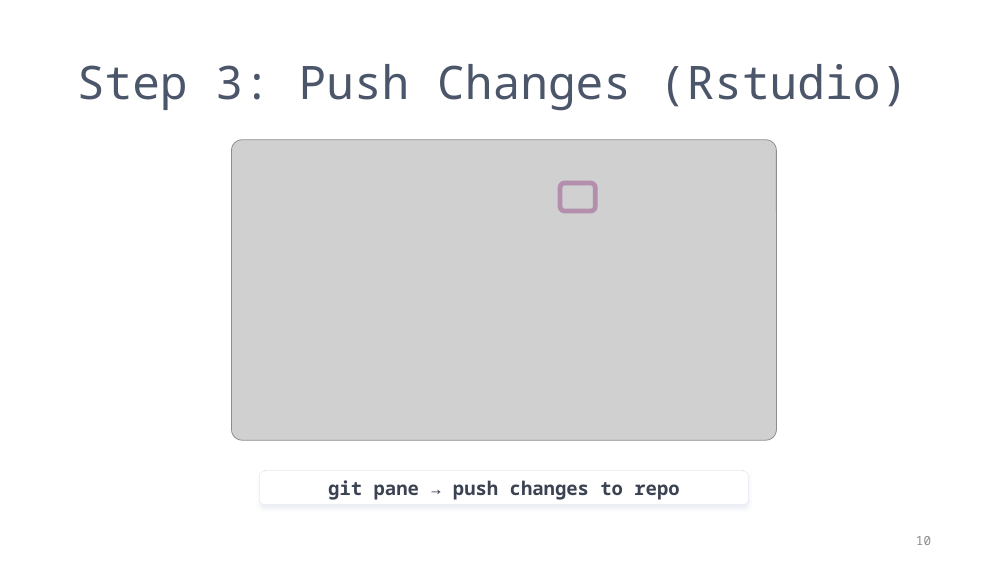
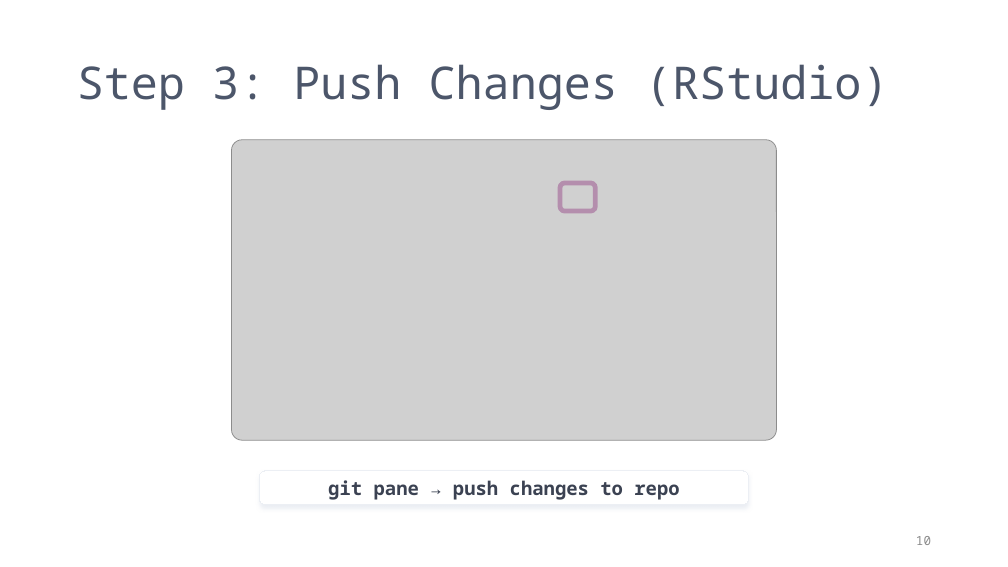
Before and after one commit to PIFSCstockassessments/SAP_github_workflow, a slide deck: slide 10 of docs/GitHub Workflow for SAP.pptx. Drawn at 1008x567 pixels with LibreOffice and Linux fonts; fonts in the diff are those of the drawing; grey boxes stand for pictures. Boxes give left, top, right and bottom in pixels: in the first picture for what was removed or moved away, otherwise in the second. Text is boxed around its words. In the diff, an @@ line names an element or a change of style, - is before the commit and + after.

```diff
--- a/docs/GitHub Workflow for SAP.pptx
+++ b/docs/GitHub Workflow for SAP.pptx
@@ title at <box>77,64,889,110</box>: text changed; size 44 to 43 pt @@
-Step 3: Push Changes (Rstudio)
+Step 3: Push Changes (RStudio)
```
Also in this commit, not shown: 2 other slides changed.
